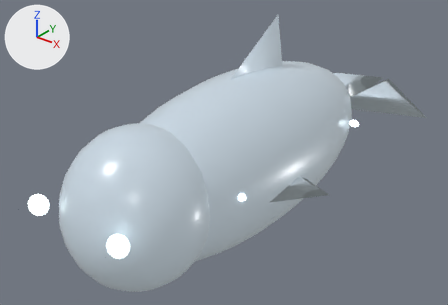
The Blender file assets/models/ocean/fish/glacier-tusk.blend as it was, and as the next commit left it.
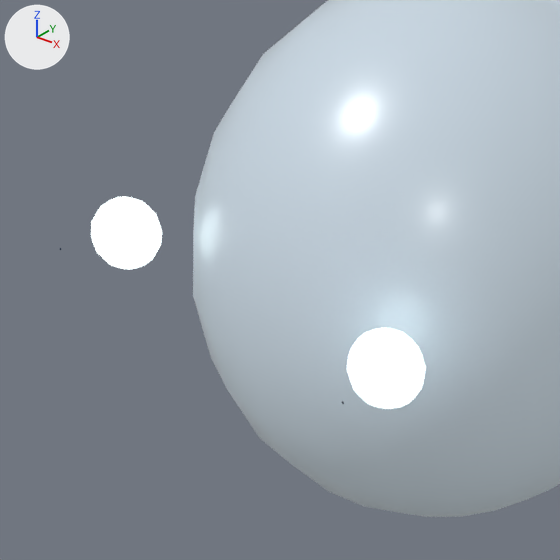
Each version is shown whole from a camera (50 mm lens) standing at (3.13, -4.14, 2.52) and looking at (-0.27, 0.1, -0.11), then close up on the part from 0% to 38% of the width and 44% to 100% of the height. Every picture has the same lights, and +X, +Y and +Z are marked at upper left. The last two pictures show the newer version.

Before the edit, the objects in view are built like this:
```python
me_sphere_487 = bpy.data.meshes.new('Sphere.487')
me_sphere_487.from_pydata(...)  # a UV sphere (24 segments, 12 rings, poles along z) spanning x -1.0..1.0, y -1.0..1.0, z -1.0..1.0
me_sphere_487.polygons.foreach_set('use_smooth', [True] * 288)
me_sphere_487.materials.append(mat_glacier_tusk_skin)  # pale blue #b4c2cf, glowing white #edfbff
me_sphere_488 = bpy.data.meshes.new('Sphere.488')
me_sphere_488.from_pydata(...)  # a UV sphere (16 segments, 8 rings, poles along z) spanning x -1.0..1.0, y -1.0..1.0, z -1.0..1.0
me_sphere_488.polygons.foreach_set('use_smooth', [True] * 128)
me_sphere_488.materials.append(mat_glacier_tusk_eye)  # white #f0ffff, glowing white #f0ffff
me_sphere_490 = bpy.data.meshes.new('Sphere.490')
me_sphere_490.from_pydata(...)  # a UV sphere (16 segments, 8 rings, poles along z) spanning x -1.0..1.0, y -1.0..1.0, z -1.0..1.0
me_sphere_490.polygons.foreach_set('use_smooth', [True] * 128)
me_sphere_490.materials.append(mat_glacier_tusk_eye)  # white #f0ffff, glowing white #f0ffff
ob_head = bpy.data.objects.new('head', me_sphere_487)
ob_head.parent = ob_glacier_tusk
ob_head.location = (0.0, -1.296, 0.02)
ob_head.scale = (0.58, 0.62, 0.669)
ob_weak_point_eye_1 = bpy.data.objects.new('weak-point-eye-1', me_sphere_490)
ob_weak_point_eye_1.parent = ob_glacier_tusk
ob_weak_point_eye_1.location = (0.43, -1.89, 0.16)
ob_weak_point_eye_1.scale = (0.085, 0.075, 0.085)
ob_weak_point_eye__1 = bpy.data.objects.new('weak-point-eye--1', me_sphere_488)
ob_weak_point_eye__1.parent = ob_glacier_tusk
ob_weak_point_eye__1.location = (-0.43, -1.89, 0.16)
ob_weak_point_eye__1.scale = (0.085, 0.075, 0.085)
```
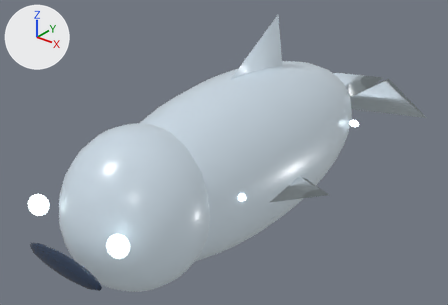
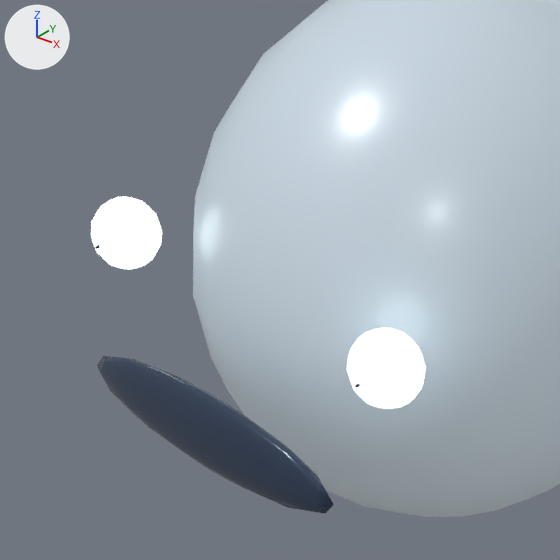
Where the newer file only moved an object's origin or applied its transform, the numbers keep the older frame.

What differs and where, as boxes [x1, y1, x2, y2] in the close-ups (560 x 560 px):
```json
{"object": "mouth", "change": "added", "after": [97, 356, 334, 514], "on screen": "dark blue"}
```

Edits to the scene script, one JSON object a line:
```json
{"op": "add", "block": "me_sphere_502", "code": ["me_sphere_502 = bpy.data.meshes.new('Sphere.502')", "me_sphere_502.from_pydata(...)  # a UV sphere (16 segments, 8 rings, poles along z) spanning x -1.0..1.0, y -1.0..1.0, z -1.0..1.0", "me_sphere_502.polygons.foreach_set('use_smooth', [True] * 128)", "me_sphere_502.materials.append(mat_glacier_tusk_pupil)  # dark blue #26354b"]}
{"op": "add", "block": "ob_mouth", "code": ["ob_mouth = bpy.data.objects.new('mouth', me_sphere_502)", "ob_mouth.parent = ob_glacier_tusk", "ob_mouth.location = (0.0, -2.034, -0.11)", "ob_mouth.scale = (0.4, 0.035, 0.1)"]}
```
